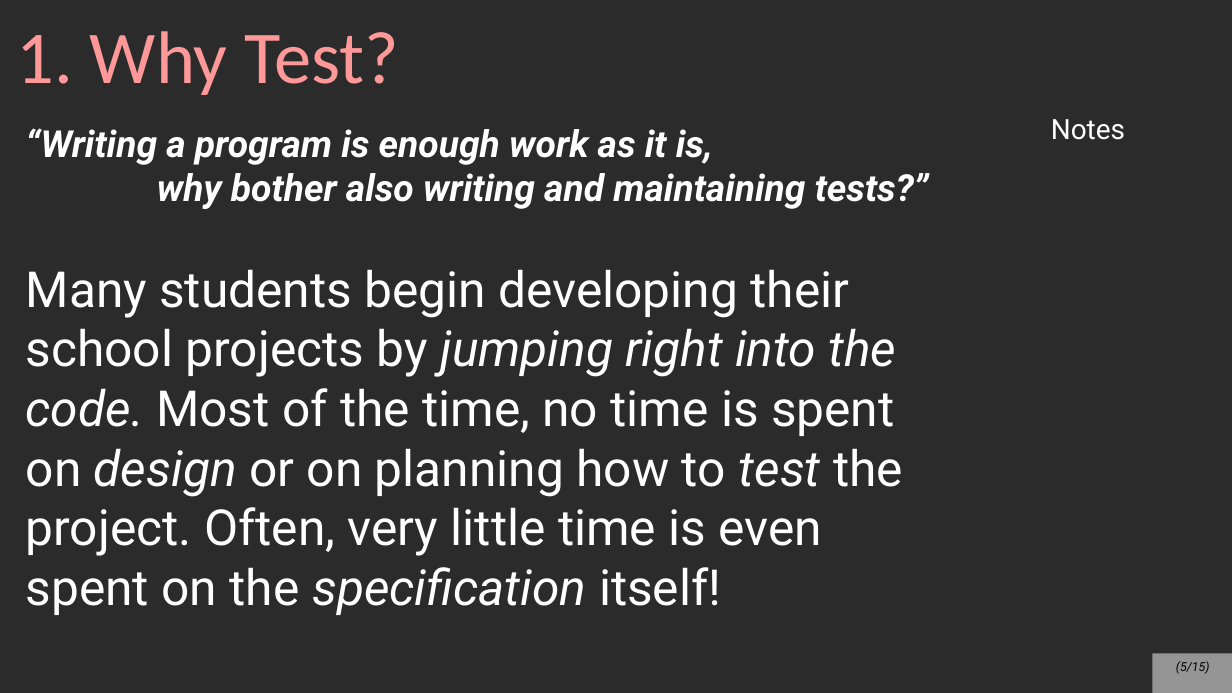
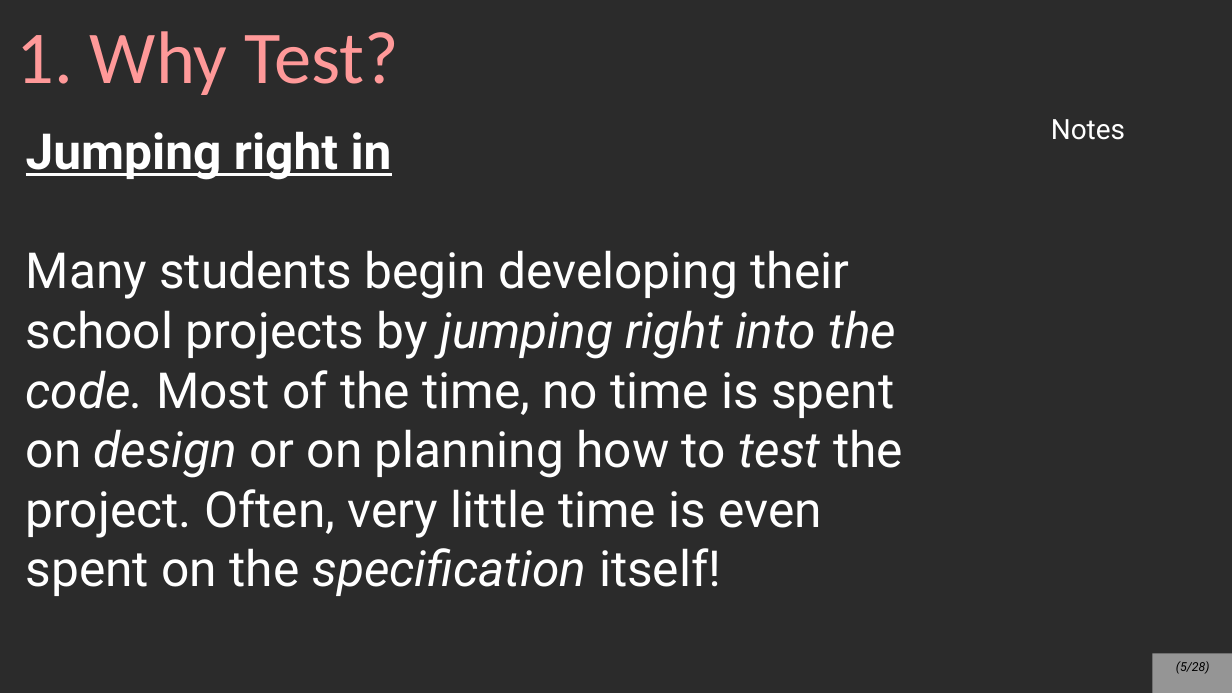
Before and after one commit to mariamhabib/CS250-Data-Structures, a slide deck: slide 5 of Lectures/Slides/Testing.odp. Drawn at 1232x693 pixels with LibreOffice and Linux fonts; fonts in the diff are those of the drawing; background and template pictures are left out; a plain dark background stands for a picture behind light text. Boxes give left, top, right and bottom in pixels: in the first picture for what was removed or moved away, otherwise in the second. Text is boxed around its words. In the diff, an @@ line names an element or a change of style, - is before the commit and + after.

```diff
--- a/Lectures/Slides/Testing.odp
+++ b/Lectures/Slides/Testing.odp
@@ text at [26, 131, 392, 180]: text changed; size 24 to 32 pt; italic off @@
-“Writing a program is enough work as it is,
-why bother also writing and maintaining tests?”
+Jumping right in
@@ page number at [1176, 661, 1210, 674]: text changed @@
-(5/15)
+(5/28)
```
Also in this commit, not shown: 6 other slides changed, 15 slides added, 2 slides removed, 2 other files.
